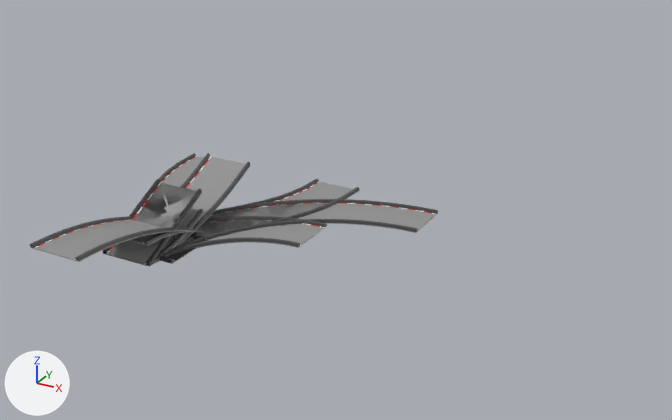
The glTF model Polytrack-New/models/road.glb as it was, and as the next commit left it.
Rendered twice from a 50 mm lens placed at (128.7, -148.3, 92.2), pointed at (31.9, 27.7, 4.2). Lighting does not change. The marker at lower left points along +X, +Y and +Z. The first picture is the older version. Where no turn or scale is listed for an object, it has been applied to the vertices.

The scene before the commit, as lines of its bpy script (objects in view):
```python
me_plane_005 = bpy.data.meshes.new('Plane.005')
me_plane_005.from_pydata(...)  # 976 vertices, 1948 faces; spans x -46.6..10.0, y -30.0..26.6, z 0.0..0.9
# faces by material slot: [736, 80, 972, 160]
me_plane_005.materials.append(mat_road_001)  # grey #949494
me_plane_005.materials.append(mat_edgered_001)  # red #e7321e
me_plane_005.materials.append(mat_barrier_001)  # dark grey #4d4d4d
me_plane_005.materials.append(mat_edgewhite_001)  # white #ffffff
me_plane_011 = bpy.data.meshes.new('Plane.011')
me_plane_011.from_pydata(...)  # 308 vertices, 612 faces; spans x -6.6..6.6, y 1.0..41.0, z -10.0..0.9
# faces by material slot: [180, 40, 348, 44]
me_plane_011.materials.append(mat_road_001)  # grey #949494
me_plane_011.materials.append(mat_edgered_001)  # red #e7321e
me_plane_011.materials.append(mat_barrier_001)  # dark grey #4d4d4d
me_plane_011.materials.append(mat_edgewhite_001)  # white #ffffff
me_plane_012 = bpy.data.meshes.new('Plane.012')
me_plane_012.from_pydata(...)  # 84 vertices, 160 faces; spans x -6.6..6.6, y 1.0..21.0, z -10.0..0.9
# faces by material slot: [40, 20, 48, 24, 10, 18]
me_plane_012.materials.append(mat_road_001)  # grey #949494
me_plane_012.materials.append(mat_edgered_001)  # red #e7321e
me_plane_012.materials.append(mat_barrier_001)  # dark grey #4d4d4d
me_plane_012.materials.append(mat_edgewhite_001)  # white #ffffff
me_plane_012.materials.append(mat_pole_001)  # grey #7c7c7c
me_plane_012.materials.append(mat_edge_001)  # black #141414
ob_slopedownlong = bpy.data.objects.new('SlopeDownLong', me_plane_011)
ob_slopedownlong.location = (0.0, -31.0, 10.0)
ob_slopepillar = bpy.data.objects.new('SlopePillar', me_plane_012)
ob_slopepillar.location = (0.0, -11.0, 10.0)
ob_turnlong = bpy.data.objects.new('TurnLong', me_plane_005)
ob_turnlong.location = (40.0, 20.0, 0.0)
# also in view: 'SlopeUpLong' at (0.0, 10.0, 5.5); 'TurnSRight' at (10.0, 20.0, 0.5); 'TurnSLeft' at (-10.0, 20.0, 0.5); 'TurnShort' at (11.7, 8.3, 0.5); 'Slope' at (0.0, 0.0, 5.5)
```
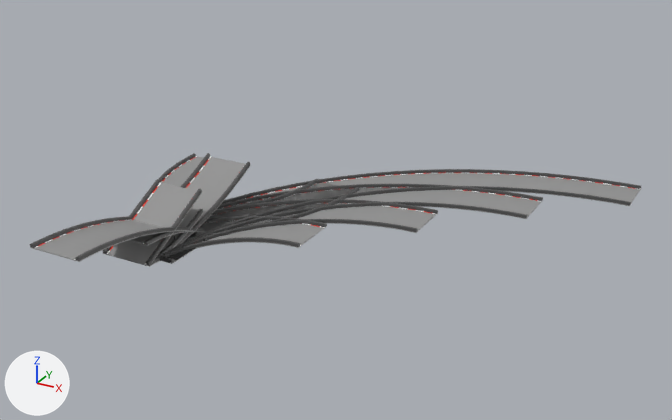
What differs and where, as boxes [x1, y1, x2, y2] in the pictures (672 x 420 px):
'TurnLong3', added
    after: [103, 169, 641, 266]
    faces in mat_road (grey #949494): [103, 173, 641, 266]
    faces in mat_barrier (dark grey #4d4d4d): [103, 169, 641, 266]
'TurnLong2', added
    after: [172, 184, 543, 249]
    faces in mat_road (grey #949494): [204, 188, 543, 232]
    faces in mat_barrier (dark grey #4d4d4d): [172, 184, 543, 249]
'SlopePillar', deleted
    before: [104, 179, 202, 266]
    faces in mat_road_001 (grey #949494): [108, 183, 202, 265]
    faces in mat_barrier_001 (dark grey #4d4d4d): [104, 179, 202, 266]

Diff of the bpy script that builds the scene:
```diff
--- a/Polytrack-New/models/road.glb.py
+++ b/Polytrack-New/models/road.glb.py
@@ me_base_005 @@
+me_base_005.from_pydata(...)  # 1744 vertices, 3484 faces; spans x -46.6..50.0, y -30.0..66.6, z 0.0..0.9
+# faces by material slot: [1312, 144, 1740, 288]
+me_base_005.materials.append(mat_road)  # grey #949494
+me_base_005.materials.append(mat_edgered)  # red #e7321e
+me_base_005.materials.append(mat_barrier)  # dark grey #4d4d4d
+me_base_005.materials.append(mat_edgewhite)  # white #ffffff
@@ me_base_004 @@
+me_base_004.from_pydata(...)  # 1360 vertices, 2716 faces; spans x -46.6..30.0, y -30.0..46.6, z 0.0..0.9
+# faces by material slot: [1024, 112, 1356, 224]
+me_base_004.materials.append(mat_road)  # grey #949494
+me_base_004.materials.append(mat_edgered)  # red #e7321e
+me_base_004.materials.append(mat_barrier)  # dark grey #4d4d4d
+me_base_004.materials.append(mat_edgewhite)  # white #ffffff
@@ ob_slopepillar @@
-ob_slopepillar = bpy.data.objects.new('SlopePillar', me_plane_012)
-ob_slopepillar.location = (0.0, -11.0, 10.0)
@@ ob_turnlong3 @@
+ob_turnlong3 = bpy.data.objects.new('TurnLong3', me_base_005)
+ob_turnlong3.location = (40.0, 20.0, 0.0)
@@ ob_turnlong2 @@
+ob_turnlong2 = bpy.data.objects.new('TurnLong2', me_base_004)
+ob_turnlong2.location = (40.0, 20.0, 0.0)
```
